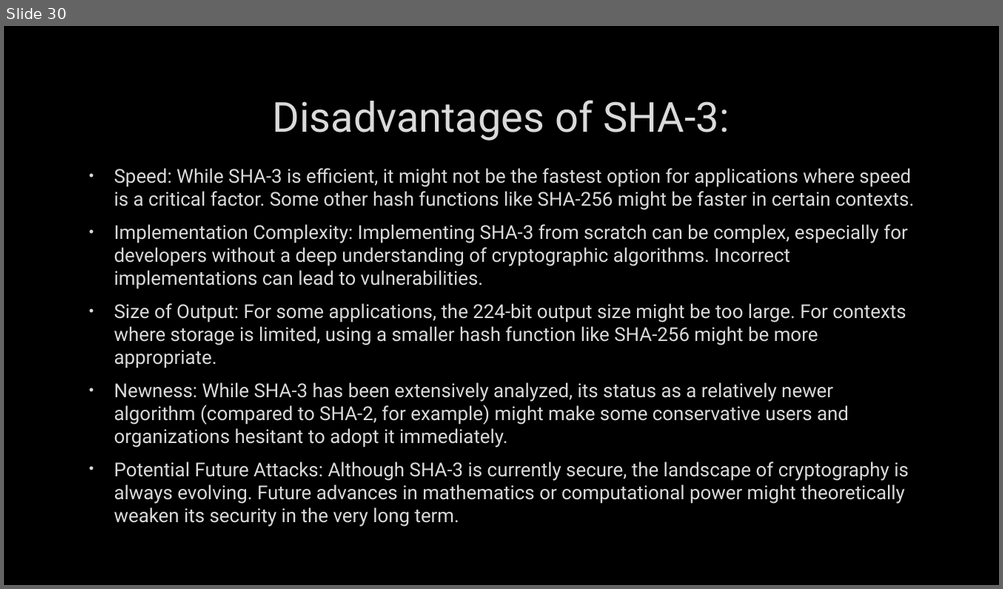
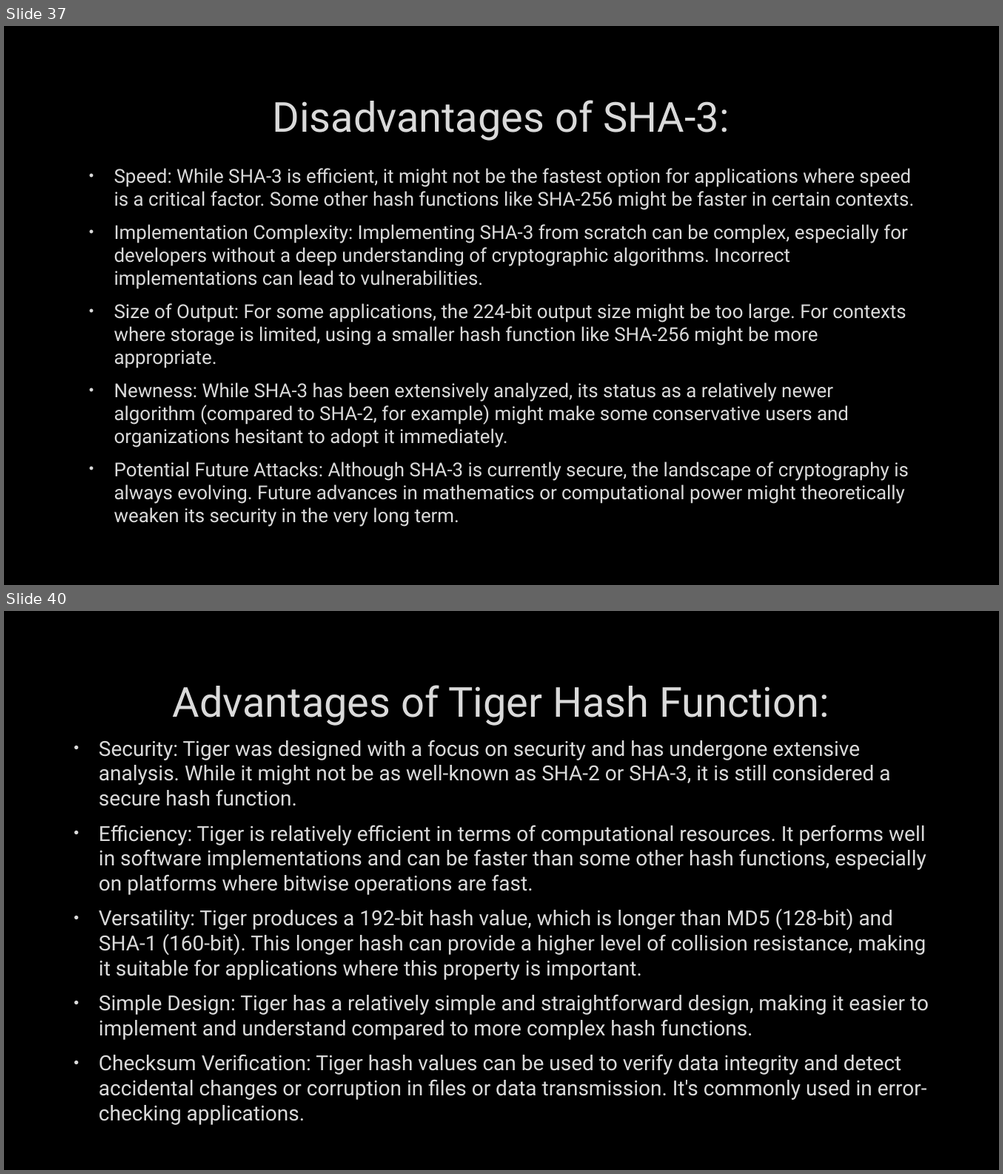
Before and after one commit to MohamedEmary/graduation-project, a slide deck: tasks/week-01/hashing.pptx. Shown one above the other, each under a label of ours: slide 30 before the commit, slides 37 and 40 after it; the slides between them are not shown. The pictures are 1003x589 and 1003x1174 pixels, drawn with LibreOffice and Linux fonts; fonts in the diff are those of the drawing; background and template pictures are left out. Boxes give left, top, right and bottom in pixels: in the first picture for what was removed or moved away, otherwise in the second. Text is boxed around its words. In the diff, an @@ line names an element or a change of style, - is before the commit and + after.

```diff
--- a/tasks/week-01/hashing.pptx
+++ b/tasks/week-01/hashing.pptx
@@ slide 40 added at [4,611,999,1170], background picture (left out) @@
@@ title added at [173,685,829,726], 40 pt, text #DADADA @@
+Advantages of Tiger Hash Function:
@@ text added at [99,740,928,1125], 20 pt, text #DADADA @@
+• Security: Tiger was designed with a focus on security and has undergone extensive analysis. While it might not be as well-known as SHA-2 or SHA-3, it is still considered a secure hash function.
+• Efficiency: Tiger is relatively efficient in terms of computational resources. It performs well in software implementations and can be faster than some other hash functions, especially on platforms where bitwise operations are fast.
+• Versatility: Tiger produces a 192-bit hash value, which is longer than MD5 (128-bit) and SHA-1 (160-bit). This longer hash can provide a higher level of collision resistance, making it suitable for applications where this property is important.
+• Simple Design: Tiger has a relatively simple and straightforward design, making it easier to implement and understand compared to more complex hash functions.
+• Checksum Verification: Tiger hash values can be used to verify data integrity and detect accidental changes or corruption in files or data transmission. It's commonly used in error-checking applications.
@@ what was slide 30 is now slide 37 @@
```
Also in this commit, not shown: 4 slides changed, 12 other slides added, 2 slides removed.
